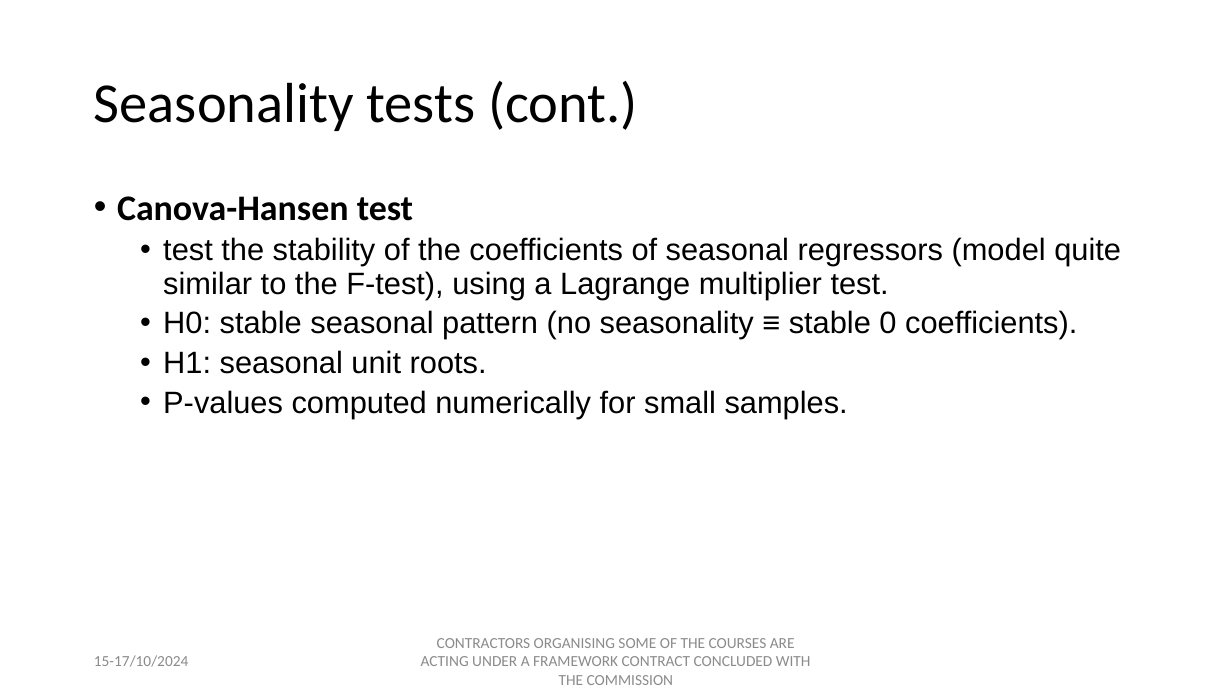
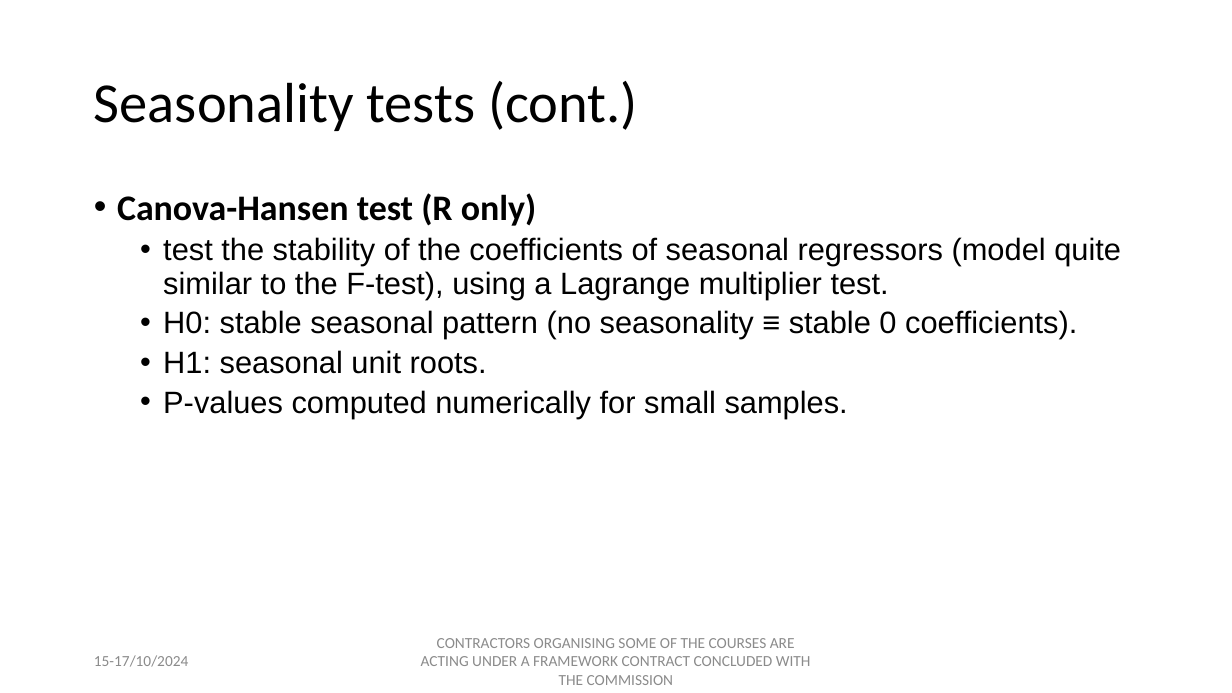
Before and after one commit to palatej/ESTP2024, a slide deck: slide 7 of Presentations/1.6 Seasonality tests.pptx. Drawn at 1232x693 pixels with LibreOffice and Linux fonts; fonts in the diff are those of the drawing. Boxes give left, top, right and bottom in pixels: in the first picture for what was removed or moved away, otherwise in the second. Text is boxed around its words. In the diff, an @@ line names an element or a change of style, - is before the commit and + after.

Commit message:
seasonality and td tests

```diff
--- a/Presentations/1.6 Seasonality tests.pptx
+++ b/Presentations/1.6 Seasonality tests.pptx
@@ text at [117,193,537,226]: text changed @@
-• Canova-Hansen test
+• Canova-Hansen test (R only)
```
Also in this commit, not shown: 1 other slide changed, 3 other files.
